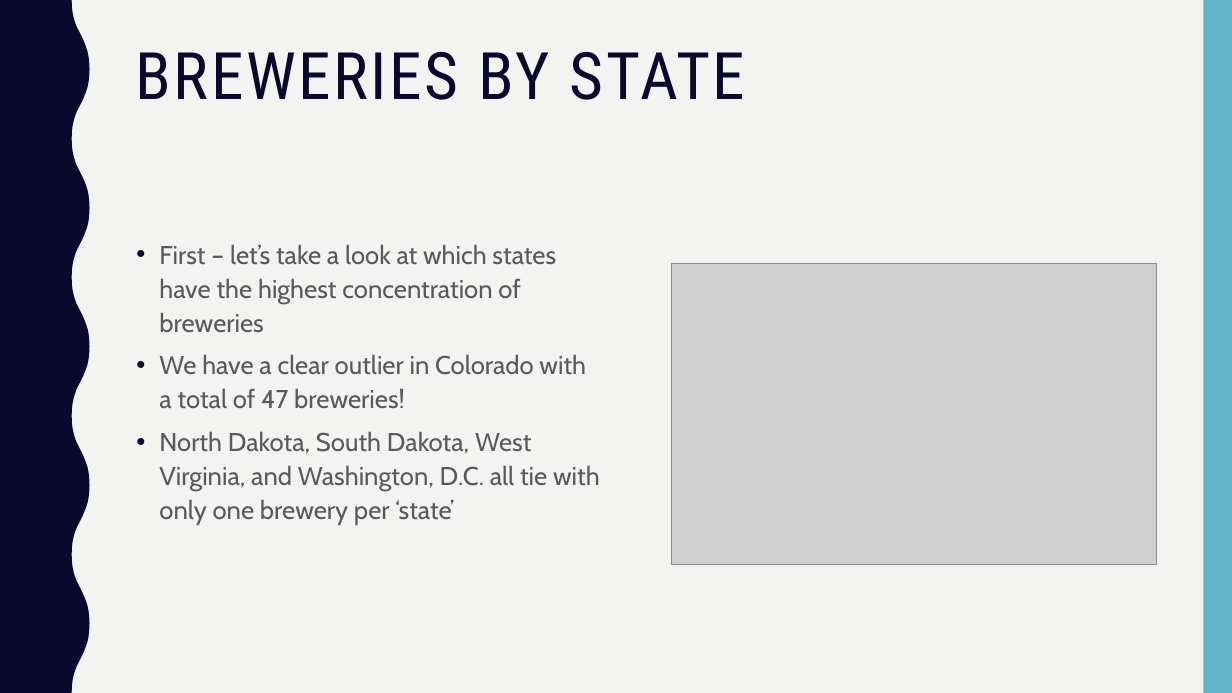
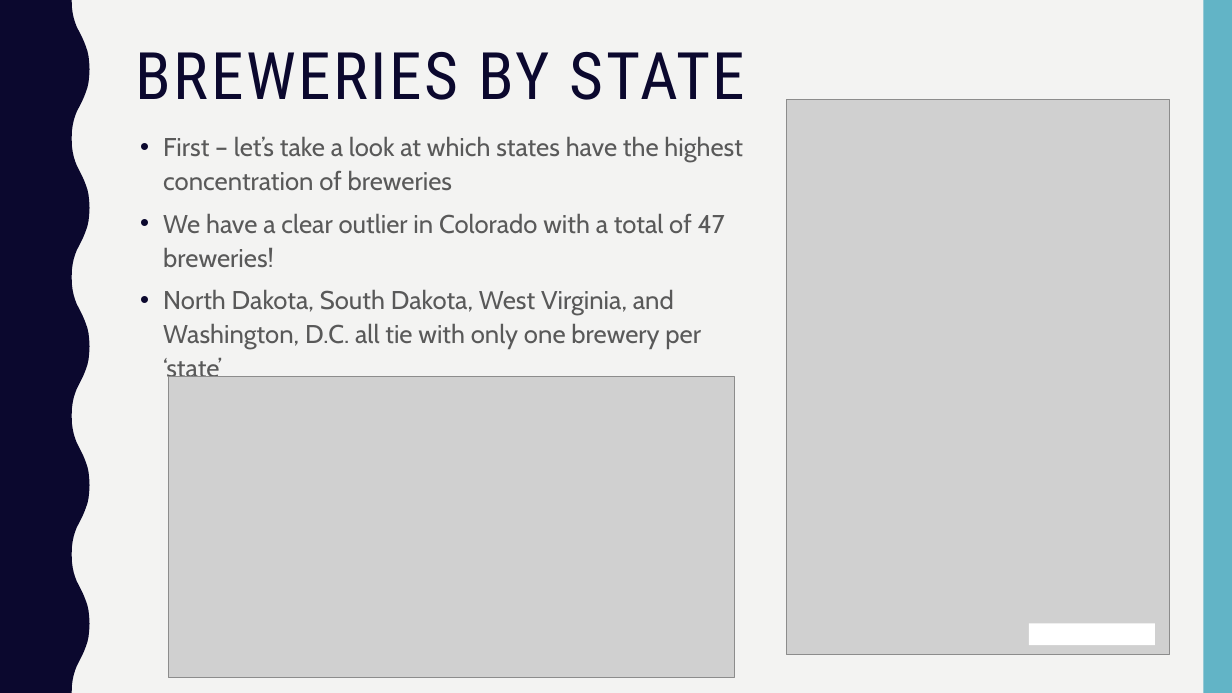
Before and after one commit to mattfarrow1/6306-project-1, a slide deck: slide 4 of docs/Matt_Farrow_Megan_Ball_DS6306_EDA.pptx. Drawn at 1232x693 pixels with LibreOffice and Linux fonts; fonts in the diff are those of the drawing; grey boxes stand for pictures. Boxes give left, top, right and bottom in pixels: in the first picture for what was removed or moved away, otherwise in the second. Text is boxed around its words. In the diff, an @@ line names an element or a change of style, - is before the commit and + after.

Commit message:
Update ppt with data dictionary, impute/missing, table of breweries by state

```diff
--- a/docs/Matt_Farrow_Megan_Ball_DS6306_EDA.pptx
+++ b/docs/Matt_Farrow_Megan_Ball_DS6306_EDA.pptx
@@ picture added at <box>787,100,1170,654</box> @@
@@ text "First – let’s take a ..." rewrapped from <box>159,244,600,525</box> to <box>163,136,743,383</box> @@
@@ picture: place and size @@
-picture at <box>672,263,1157,564</box>
+picture at <box>168,377,735,677</box>
@@ rectangle added at <box>1030,624,1155,645</box>, fill #FFFFFF @@
```
Also in this commit, not shown: 1 other slide changed, 1 slide added, 1 slide removed.
